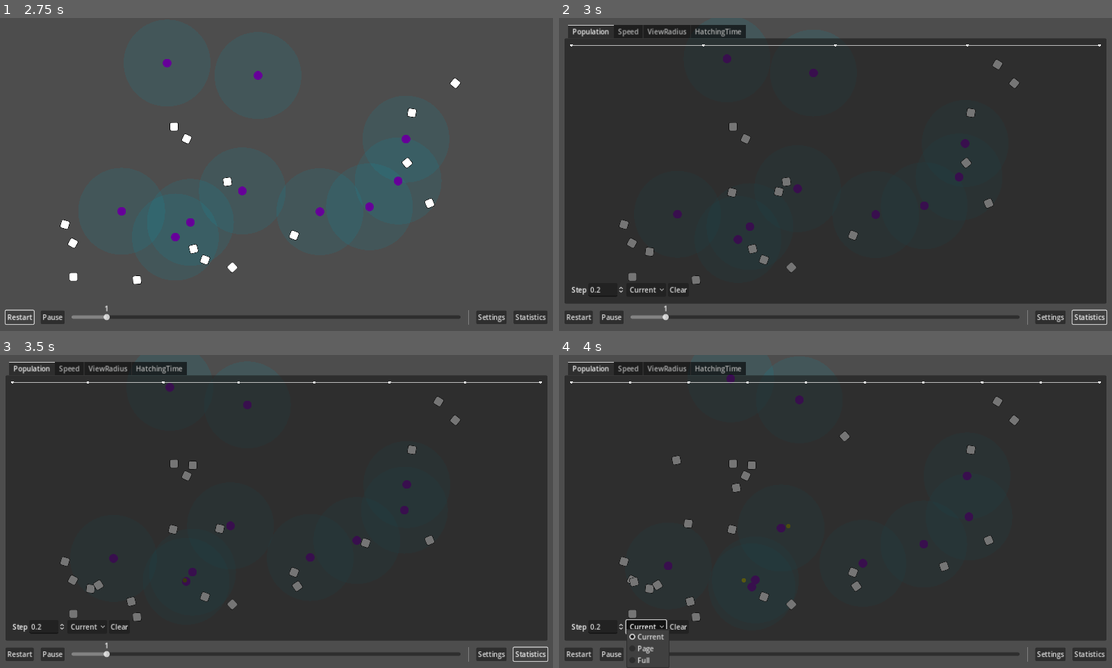
Above: before the commit, frames 1-4 (two rows, left to right).
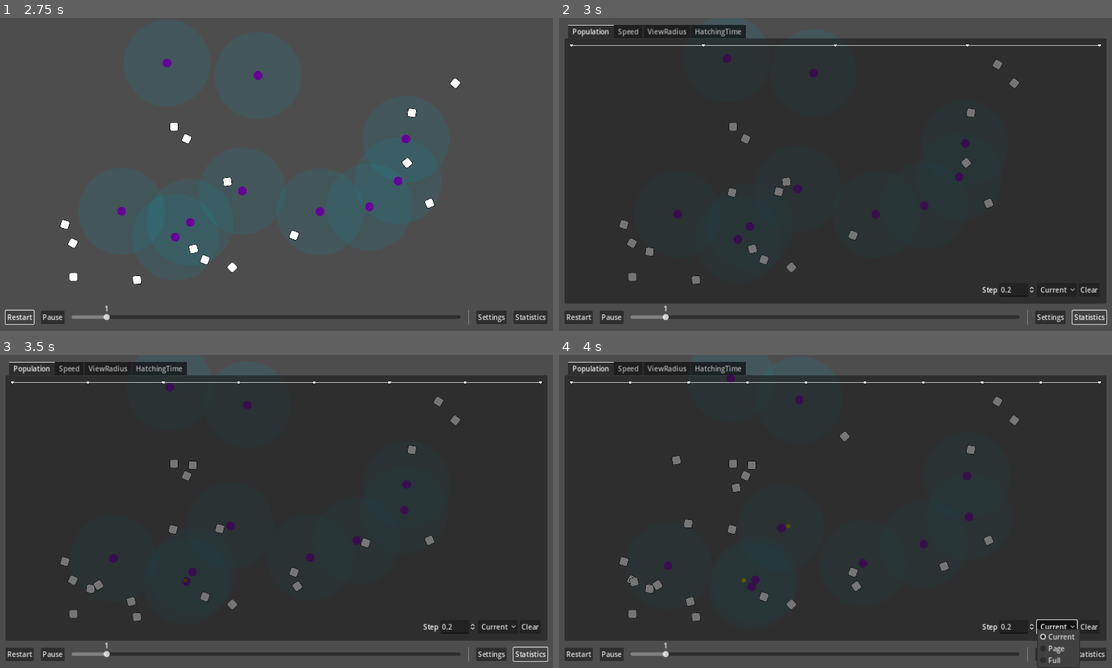
Above: after the commit, the same moments.

Repository: wivest/Natural-Selection
Game: Godot game, scene res://main.tscn
Two runs of this game, one before a commit and one after it. Both use one fixed random seed, a clock stepped at 60 frames per second and the inputs below.
Inputs:
- Up to frame 1 (2.75 s): click "Restart" at 0.5 s; click "Restart" at 1.25 s; click "Restart" at 2 s
- Up to frame 2 (3 s): click "Statistics" at 2.75 s
- Up to frame 3 (3.5 s): no input
- Up to frame 4 (4 s): click "Current" at 3.5 s

Frame 1 is identical in both runs. In frame 2, 0.3% of the frame differs, in the area x 2-98%, y 85-89%; in frame 3, 0.3%; in frame 4, 1.2%, in the area x 2-98%, y 84-100%.

Commit message:
fix: set parameters alignment

Diff:
--- a/ui/tabs/statistics/chart/parameters.tscn
+++ b/ui/tabs/statistics/chart/parameters.tscn
@@ -5,12 +5,9 @@
 [ext_resource type="Script" path="res://addons/timer_low/timer_low.gd" id="3_fcd8a"]
 
 [node name="Parameters" type="HBoxContainer" node_paths=PackedStringArray("step", "view_mode", "clear", "timer")]
-anchors_preset = 1
-anchor_left = 1.0
-anchor_right = 1.0
-offset_left = -284.0
+offset_right = 284.0
 offset_bottom = 31.0
-grow_horizontal = 0
+alignment = 2
 script = ExtResource("1_wfk4s")
 step = NodePath("Step")
 view_mode = NodePath("ViewMode")
